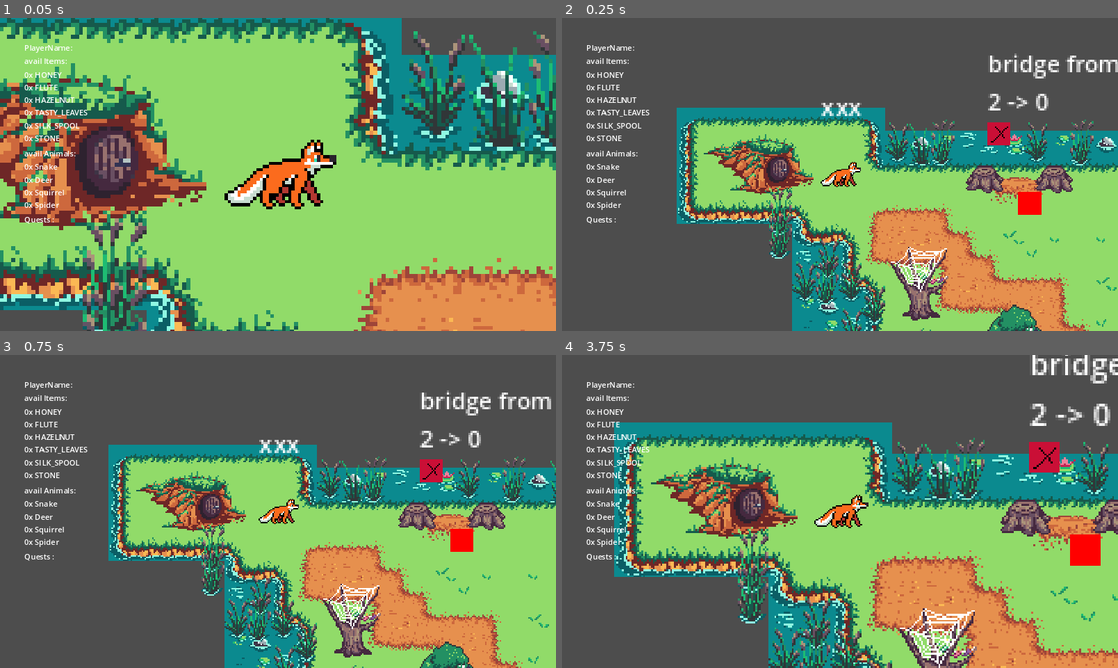
Above: before the commit, frames 1-4 (two rows, left to right).
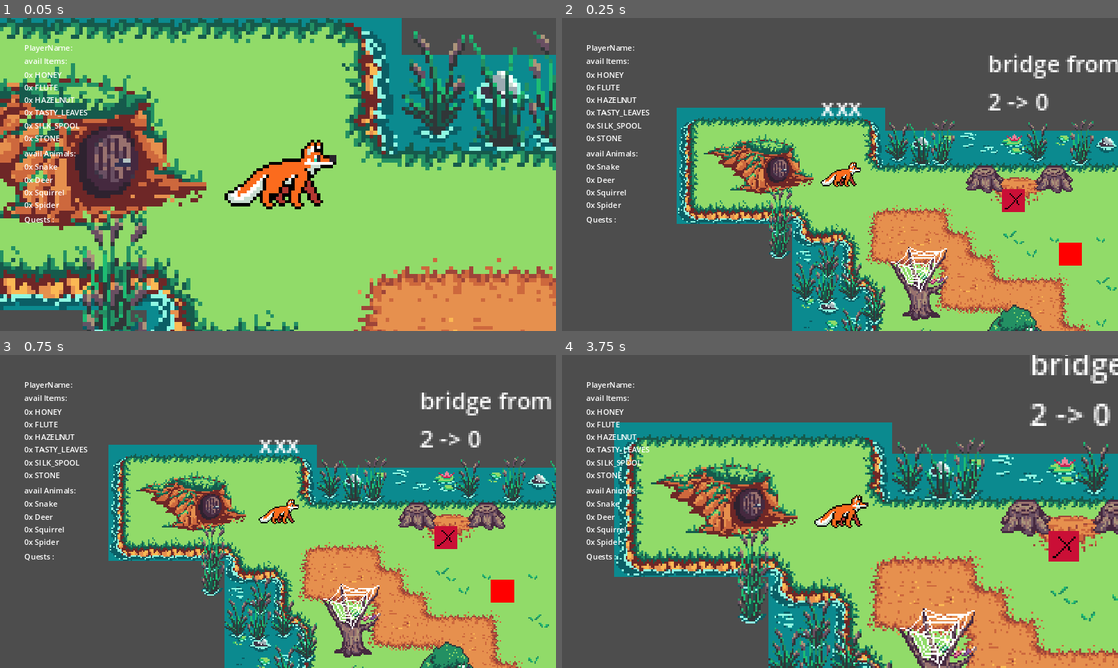
Above: after the commit, the same moments.

Repository: mango-gremlin/arch-enemies
Game: Godot game, scene res://overworld/overworld_test_area.tscn
Two runs of this game, one before a commit and one after it. Both use one fixed random seed, a clock stepped at 60 frames per second and the inputs below. This scene is started directly instead of the project's main scene.
Inputs (mouse positions are in pixels of both pictures, inside the frame that each line leads up to):
- Up to frame 1 (0.05 s): no input
- Up to frame 2 (0.25 s): no input
- Up to frame 3 (0.75 s): tap Enter at 0.5 s; move the mouse to (400, 495) at 0.52 s; press the mouse at (400, 495) at 0.53 s; hold D (move_right) from 0.53 s (still down)
- Up to frame 4 (3.75 s): tap Space (jump) at 0.77, 1.25, 1.52, 3.02 s; move the mouse to (728, 527) at 1.27 s; release the mouse at (728, 527) at 1.28 s; tap E (interact_overworld) at 1.35 s; tap Enter at 2 s; move the mouse to (895, 442) at 2.02 s; release D (move_right) at 2.03 s; hold A (left) 2.03-2.78 s; tap Q (use_item) at 2.1 s; move the mouse to (812, 574) at 2.77 s; hold D (move_right) from 2.78 s (still down); tap Mouse wheel down (zoom_in) at 2.85 s; move the mouse to (1006, 558) at 3.52 s; hold Mouse wheel up (zoom_out) from 3.53 s (still down)

Frame 1 is identical in both runs. In frame 2, 1.1% of the frame differs, in the area x 76-94%, y 33-80%; in frame 3, 1.1%; in frame 4, 1.5%, in the area x 84-97%, y 27-68%.

Commit message:
add bridge template, autoloading sprites for bridge

Diff:
--- a/Arch-enemies/overworld/entities/interaction_overworld/bridge_interaction.gd
+++ b/Arch-enemies/overworld/entities/interaction_overworld/bridge_interaction.gd
@@ -20,6 +20,38 @@
 @export var bridge_image:Image
 
 # --- /
+# -- / VISUALIZATION
+
+# this enum denotes in which direction this bridge-Start is pointing.
+# this is necessary to take the corresponding sprite for visual representation!
+# left and right will use a vertical starting_sprite
+# up and down will use a horizontal starting_sprite
+enum bridgeSpriteDirection{
+	LEFT,
+	RIGHT,
+	UP,
+	DOWN,
+}
+@export var bridge_sprite_direction:bridgeSpriteDirection = bridgeSpriteDirection.LEFT
+
+# takes bridge_sprite_direction and loads the corresponding sprite into this bridge-start
+func load_bridge_direction_sprite():
+	var referenced_sprite:TextureRect =  $bridge_start_sprite
+	var path_to_texture:String
+	match bridge_sprite_direction:
+		bridgeSpriteDirection.LEFT:
+			path_to_texture = "res://assets/art/objects/overworld_bridges/overworld_bridge_start_vertical_unbuilt.png"
+		bridgeSpriteDirection.RIGHT:
+			path_to_texture = "res://assets/art/objects/overworld_bridges/overworld_bridge_start_vertical_unbuilt.png"
+		bridgeSpriteDirection.UP:
+			path_to_texture = "res://assets/art/objects/overworld_bridges/overworld_bridge_start_horizontal_unbuilt.png"
+		bridgeSpriteDirection.DOWN:
+			path_to_texture = "res://assets/art/objects/overworld_bridges/overworld_bridge_start_horizontal_unbuilt.png"
+	# loading texture into rect
+	var bridge_start_sprite = load(path_to_texture)
+	referenced_sprite.texture = bridge_start_sprite
+
+# --- /
 # -- / further properties could be
 # - reward after completion
 # - // also denoted in #134
@@ -33,6 +65,8 @@
 	# constructing bridge edge
 	bridge_edge = SingletonPlayer.BridgeEdge.new(start_island_id,dest_island_id)
 
+	# FIXME only use once / if approved
+	#load_bridge_direction_sprite()
 	set_passability()
 	visualize_status()
 
@@ -66,7 +100,7 @@
 		var path_to_texture = "res://assets/art/bridge_dummy_success.png"
 		var new_texture = load(path_to_texture)
 
-		var referenced_rect:TextureRect = $TextureRect
+		var referenced_rect:TextureRect = $bridge_start_sprite
 		referenced_rect.texture = new_texture
 		var referenced_bridge_parts = $bridge_parts
 		referenced_bridge_parts.visible = true
--- a/Arch-enemies/overworld/entities/interaction_overworld/bridge_interaction.tscn
+++ b/Arch-enemies/overworld/entities/interaction_overworld/bridge_interaction.tscn
@@ -1,13 +1,17 @@
-[gd_scene load_steps=4 format=3 uid="uid://5llfgi2ysvie"]
+[gd_scene load_steps=6 format=3 uid="uid://5llfgi2ysvie"]
 
 [ext_resource type="Script" path="res://overworld/entities/interaction_overworld/bridge_interaction.gd" id="1_0fxgx"]
 [ext_resource type="PackedScene" uid="uid://cegpqm0j2vvbh" path="res://overworld/entities/interaction_overworld/interactionspot.tscn" id="2_l2pv7"]
 [ext_resource type="Texture2D" uid="uid://08plwlb60wib" path="res://assets/art/bridge_dummy_failure.png" id="2_njg8x"]
+[ext_resource type="Texture2D" uid="uid://cer2bbvjgwtay" path="res://assets/art/objects/overworld_bridges/overworld_bridge_connecting_part.png" id="4_daxxh"]
+
+[sub_resource type="RectangleShape2D" id="RectangleShape2D_nkgcs"]
+size = Vector2(29, 31)
 
 [node name="bridge_interaction" type="Node2D"]
 script = ExtResource("1_0fxgx")
 
-[node name="TextureRect" type="TextureRect" parent="."]
+[node name="bridge_start_sprite" type="TextureRect" parent="."]
 clip_contents = true
 offset_left = -8.0
 offset_top = -7.0
@@ -16,3 +20,21 @@
 texture = ExtResource("2_njg8x")
 
 [node name="interactionspot" parent="." instance=ExtResource("2_l2pv7")]
+
+[node name="bridge_parts" type="Node2D" parent="."]
+visible = false
+
+[node name="TextureRect" type="TextureRect" parent="bridge_parts"]
+offset_left = 12.0
+offset_top = -19.0
+offset_right = 52.0
+offset_bottom = 21.0
+texture = ExtResource("4_daxxh")
+
+[node name="bridge_collision_shape" type="StaticBody2D" parent="."]
+
+[node name="bridge_collision" type="CollisionShape2D" parent="bridge_collision_shape"]
+position = Vector2(29, 0.5)
+shape = SubResource("RectangleShape2D_nkgcs")
+
+[editable path="interactionspot"]
--- /dev/null
+++ b/Arch-enemies/overworld/entities/interaction_overworld/template/bridge_template.tscn
@@ -0,0 +1,55 @@
+[gd_scene load_steps=4 format=3 uid="uid://bettv6p5clh6t"]
+
+[ext_resource type="PackedScene" uid="uid://5llfgi2ysvie" path="res://overworld/entities/interaction_overworld/bridge_interaction.tscn" id="1_wq2tl"]
+[ext_resource type="Texture2D" uid="uid://bf56q6upcc2f" path="res://assets/art/objects/overworld_bridges/overworld_bridge_start_left.png" id="2_7o3c7"]
+[ext_resource type="Texture2D" uid="uid://b4o588r4cunbi" path="res://assets/art/objects/overworld_bridges/overworld_bridge_start_right.png" id="3_d5aqq"]
+
+[node name="BridgeTemplate" type="Node2D"]
+position = Vector2(4, 7)
+
+[node name="left_bridge_start" type="Node2D" parent="."]
+
+[node name="bridge_interaction" parent="left_bridge_start" instance=ExtResource("1_wq2tl")]
+position = Vector2(-38, 2)
+
+[node name="TextureRect" parent="left_bridge_start/bridge_interaction/bridge_parts" index="0"]
+visible = false
+offset_left = 26.0
+offset_right = 66.0
+
+[node name="bridge_collision" parent="left_bridge_start/bridge_interaction/bridge_collision_shape" index="0"]
+position = Vector2(20, 0)
+
+[node name="TextureRect" type="TextureRect" parent="left_bridge_start"]
+offset_left = -52.0
+offset_top = -23.0
+offset_right = -12.0
+offset_bottom = 28.0
+texture = ExtResource("2_7o3c7")
+
+[node name="right_bridge_start" type="Node2D" parent="."]
+
+[node name="bridge_interaction2" parent="right_bridge_start" instance=ExtResource("1_wq2tl")]
+position = Vector2(98, 2)
+dest_island_id = 2
+bridge_sprite_direction = 2
+
+[node name="TextureRect" parent="right_bridge_start/bridge_interaction2/bridge_parts" index="0"]
+visible = false
+offset_left = -70.0
+offset_right = -30.0
+
+[node name="bridge_collision" parent="right_bridge_start/bridge_interaction2/bridge_collision_shape" index="0"]
+position = Vector2(-23, 1)
+
+[node name="TextureRect" type="TextureRect" parent="right_bridge_start"]
+offset_left = 68.0
+offset_top = -23.0
+offset_right = 108.0
+offset_bottom = 28.0
+texture = ExtResource("3_d5aqq")
+
+[editable path="left_bridge_start/bridge_interaction"]
+[editable path="left_bridge_start/bridge_interaction/interactionspot"]
+[editable path="right_bridge_start/bridge_interaction2"]
+[editable path="right_bridge_start/bridge_interaction2/interactionspot"]
--- a/Arch-enemies/overworld/main_scene_overworld.tscn
+++ b/Arch-enemies/overworld/main_scene_overworld.tscn
@@ -7,9 +7,6 @@
 [ext_resource type="PackedScene" uid="uid://bj3a1sw80l6wj" path="res://overworld/entities/interaction_overworld/item_interaction.tscn" id="6_66i44"]
 [ext_resource type="PackedScene" uid="uid://5llfgi2ysvie" path="res://overworld/entities/interaction_overworld/bridge_interaction.tscn" id="6_iairi"]
 [ext_resource type="PackedScene" uid="uid://drn1loe1wknbq" path="res://overworld/entities/interaction_overworld/npc_interaction.tscn" id="7_33ud0"]
-
-[sub_resource type="RectangleShape2D" id="RectangleShape2D_25akq"]
-size = Vector2(36, 20)
 
 [node name="maingame" type="Node"]
 script = ExtResource("1_pwtu4")
@@ -25,39 +22,12 @@
 dest_island_id = 1
 bridge_description = "connects from 0 to 1 "
 
-[node name="bridge_parts" type="Node2D" parent="bridge_interaction"]
-visible = false
-
-[node name="bridge_part" type="ColorRect" parent="bridge_interaction/bridge_parts"]
-offset_left = 12.0
-offset_top = -7.0
-offset_right = 37.0
-offset_bottom = 13.0
-
-[node name="bridge_collision_shape" type="StaticBody2D" parent="bridge_interaction"]
-
-[node name="bridge_collision" type="CollisionShape2D" parent="bridge_interaction/bridge_collision_shape"]
-position = Vector2(-27, 2)
-shape = SubResource("RectangleShape2D_25akq")
+[node name="bridge_collision" parent="bridge_interaction/bridge_collision_shape" index="0"]
+position = Vector2(-22, 2)
 
 [node name="bridge_interaction2" parent="." instance=ExtResource("6_iairi")]
 position = Vector2(211, 81)
 bridge_description = "connects from 0 to 0"
-
-[node name="bridge_parts" type="Node2D" parent="bridge_interaction2"]
-visible = false
-
-[node name="bridge_part" type="ColorRect" parent="bridge_interaction2/bridge_parts"]
-offset_left = 12.0
-offset_top = -7.0
-offset_right = 37.0
-offset_bottom = 13.0
-
-[node name="bridge_collision_shape" type="StaticBody2D" parent="bridge_interaction2"]
-
-[node name="bridge_collision" type="CollisionShape2D" parent="bridge_interaction2/bridge_collision_shape"]
-position = Vector2(27, 0)
-shape = SubResource("RectangleShape2D_25akq")
 
 [node name="item_interaction" parent="." instance=ExtResource("6_66i44")]
 position = Vector2(289, 191)
@@ -91,21 +61,16 @@
 position = Vector2(119, 13)
 start_island_id = 2
 bridge_description = "this connects 2 and 0 "
+bridge_sprite_direction = 2
 
-[node name="bridge_parts" type="Node2D" parent="bridge_interaction3"]
-visible = false
+[node name="TextureRect" parent="bridge_interaction3/bridge_parts" index="0"]
+offset_left = -17.0
+offset_top = -52.0
+offset_right = 23.0
+offset_bottom = -12.0
 
-[node name="bridge_part" type="ColorRect" parent="bridge_interaction3/bridge_parts"]
-offset_left = 12.0
-offset_top = -7.0
-offset_right = 37.0
-offset_bottom = 13.0
-
-[node name="bridge_collision_shape" type="StaticBody2D" parent="bridge_interaction3"]
-
-[node name="bridge_collision" type="CollisionShape2D" parent="bridge_interaction3/bridge_collision_shape"]
-position = Vector2(4, -16)
-shape = SubResource("RectangleShape2D_25akq")
+[node name="bridge_collision" parent="bridge_interaction3/bridge_collision_shape" index="0"]
+position = Vector2(3, -12)
 
 [node name="NpcInteraction" parent="bridge_interaction3" instance=ExtResource("7_33ud0")]
 position = Vector2(38, 194)
@@ -123,3 +88,6 @@
 npc_animal_type = 3
 
 [connection signal="saved_player" from="Player" to="." method="_on_player_saved_player"]
+
+[editable path="bridge_interaction"]
+[editable path="bridge_interaction3"]
--- a/Arch-enemies/overworld/overworld_test_area.tscn
+++ b/Arch-enemies/overworld/overworld_test_area.tscn
@@ -7,9 +7,7 @@
 [ext_resource type="PackedScene" uid="uid://5llfgi2ysvie" path="res://overworld/entities/interaction_overworld/bridge_interaction.tscn" id="5_f6jxn"]
 [ext_resource type="PackedScene" uid="uid://bj3a1sw80l6wj" path="res://overworld/entities/interaction_overworld/item_interaction.tscn" id="6_ij5ah"]
 [ext_resource type="PackedScene" uid="uid://drn1loe1wknbq" path="res://overworld/entities/interaction_overworld/npc_interaction.tscn" id="7_06f0y"]
-
-[sub_resource type="RectangleShape2D" id="RectangleShape2D_25akq"]
-size = Vector2(36, 20)
+[ext_resource type="PackedScene" uid="uid://bettv6p5clh6t" path="res://overworld/entities/interaction_overworld/template/bridge_template.tscn" id="8_khye4"]
 
 [node name="maingame" type="Node"]
 script = ExtResource("1_ui4aw")
@@ -25,68 +23,29 @@
 dest_island_id = 1
 bridge_description = "connects from 0 to 1 "
 
-[node name="bridge_parts" type="Node2D" parent="bridge_interaction"]
-visible = false
-
-[node name="bridge_part" type="ColorRect" parent="bridge_interaction/bridge_parts"]
-offset_left = 12.0
-offset_top = -7.0
-offset_right = 37.0
-offset_bottom = 13.0
-
-[node name="bridge_collision_shape" type="StaticBody2D" parent="bridge_interaction"]
-
-[node name="bridge_collision" type="CollisionShape2D" parent="bridge_interaction/bridge_collision_shape"]
-position = Vector2(25, 1)
-shape = SubResource("RectangleShape2D_25akq")
-
 [node name="bridge_interaction3" parent="." instance=ExtResource("5_f6jxn")]
-position = Vector2(109, -32)
+position = Vector2(119, 14)
 start_island_id = 2
 bridge_description = "this connects 2 and 0 "
 
-[node name="bridge_parts" type="Node2D" parent="bridge_interaction3"]
-visible = false
+[node name="TextureRect" parent="bridge_interaction3/bridge_parts" index="0"]
+offset_left = -14.0
+offset_top = -29.0
+offset_right = 26.0
+offset_bottom = 11.0
+rotation = -1.57966
 
-[node name="bridge_part" type="ColorRect" parent="bridge_interaction3/bridge_parts"]
-offset_left = 12.0
-offset_top = -7.0
-offset_right = 37.0
-offset_bottom = 13.0
-
-[node name="bridge_collision_shape" type="StaticBody2D" parent="bridge_interaction3"]
-
-[node name="bridge_collision" type="CollisionShape2D" parent="bridge_interaction3/bridge_collision_shape"]
-position = Vector2(25, 1)
-shape = SubResource("RectangleShape2D_25akq")
-
-[node name="bridge_interaction2" parent="." instance=ExtResource("5_f6jxn")]
-position = Vector2(204, 88)
-bridge_description = "connects from 0 to 0"
-
-[node name="bridge_parts" type="Node2D" parent="bridge_interaction2"]
-visible = false
-
-[node name="bridge_part" type="ColorRect" parent="bridge_interaction2/bridge_parts"]
-offset_left = 12.0
-offset_top = -7.0
-offset_right = 37.0
-offset_bottom = 13.0
-
-[node name="bridge_collision_shape" type="StaticBody2D" parent="bridge_interaction2"]
-
-[node name="bridge_collision" type="CollisionShape2D" parent="bridge_interaction2/bridge_collision_shape"]
-position = Vector2(25, 1)
-shape = SubResource("RectangleShape2D_25akq")
+[node name="bridge_collision" parent="bridge_interaction3/bridge_collision_shape" index="0"]
+position = Vector2(4, -23)
 
 [node name="item_interaction" parent="." instance=ExtResource("6_ij5ah")]
-position = Vector2(378, 113)
+position = Vector2(356, 105)
 item_type = 2
 item_dialogue_success = "you got an item!"
 item_dialogue_failure = "no item found"
 
 [node name="item_interaction2" parent="." instance=ExtResource("6_ij5ah")]
-position = Vector2(130, 17)
+position = Vector2(158, 52)
 item_type = 3
 item_dialogue_success = "item? "
 item_dialogue_failure = "item :("
@@ -170,3 +129,43 @@
 required_item = 1
 required_npc_id = 1
 quest_reward = 1
+
+[node name="BridgeTemplate" parent="." instance=ExtResource("8_khye4")]
+visible = false
+position = Vector2(248, 78)
+
+[node name="bridge_interaction" parent="BridgeTemplate/left_bridge_start" index="0"]
+dest_island_id = 1
+
+[node name="TextureRect" parent="BridgeTemplate/left_bridge_start" index="1"]
+offset_left = -51.0
+offset_right = -11.0
+metadata/_edit_use_anchors_ = true
+
+[node name="bridge_interaction2" parent="BridgeTemplate/right_bridge_start" index="0"]
+start_island_id = 1
+
+[node name="interactionspot" parent="BridgeTemplate/right_bridge_start/bridge_interaction2" index="1"]
+position = Vector2(-27, 1)
+rotation = 0.785397
+
+[node name="TextureRect" parent="BridgeTemplate/right_bridge_start/bridge_interaction2/bridge_parts" index="0"]
+offset_left = -90.0
+offset_top = -22.0
+offset_right = -50.0
+offset_bottom = 18.0
+
+[node name="bridge_collision" parent="BridgeTemplate/right_bridge_start/bridge_interaction2/bridge_collision_shape" index="0"]
+position = Vector2(-52, 0)
+rotation = 1.57079
+
+[node name="TextureRect" parent="BridgeTemplate/right_bridge_start" index="1"]
+offset_left = 36.0
+offset_right = 76.0
+metadata/_edit_use_anchors_ = true
+
+[editable path="bridge_interaction"]
+[editable path="bridge_interaction3"]
+[editable path="BridgeTemplate"]
+[editable path="BridgeTemplate/left_bridge_start/bridge_interaction"]
+[editable path="BridgeTemplate/right_bridge_start/bridge_interaction2"]
Not shown: 1 places in Arch-enemies/overworld/main_scene_overworld.tscn that only renumber resources
